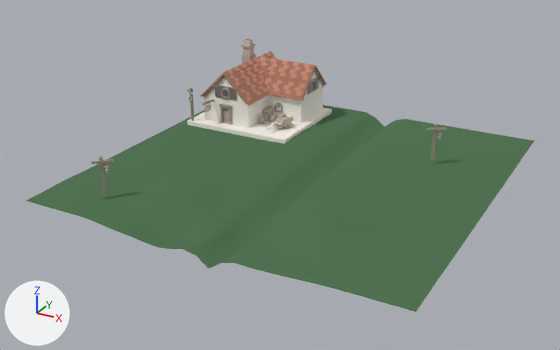
Renders of the OBJ model sample_画面分割/data/MODEL/home.obj from each side of a commit.
One viewpoint serves both versions: a 50 mm lens placed at (25.0, -49.1, 24.3), pointed at (-1.0, -1.8, 0.7). The axes (+X, +Y, +Z) are drawn at lower left. The lights are the same throughout. Where no turn or scale is listed for an object, it has been applied to the vertices. Vertices at the same position are counted once.

Objects in the first picture: 'home'.
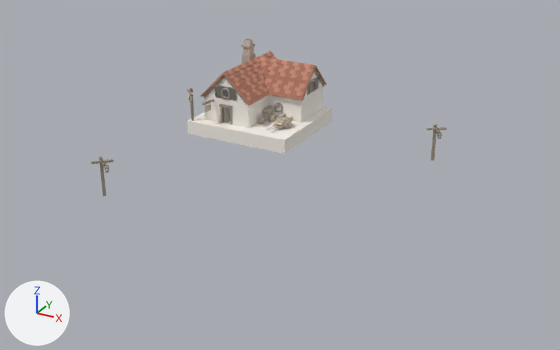
Where the change shows, as pixel boxes (x1, y1, x2, y2) in the pictures (560 x 350 px):
```json
{"object": "home", "change": "reshaped", "before": [26, 39, 534, 312], "after": [91, 39, 447, 196], "on screen": "30% narrower, 42% shorter"}
{"part": 1, "of": "me_home", "change": "deleted", "before": [26, 105, 534, 312], "on screen": "green"}
{"part": 2, "of": "me_home", "change": "cut back", "before": [222, 107, 230, 124], "after": [222, 107, 224, 123]}
```

Scene script edits in JSON lines:
```json
{"block": "me_home", "where": "# used by ob_home; location = (0.0, 0.0, 0.0)"}
{"op": "remove", "block": "me_home", "code": "me_home.from_pydata(...)  # 8598 vertices, 16496 faces; spans x -14.4..14.4, y -14.5..14.5, z -0.7..7.1"}
{"op": "remove", "block": "me_home", "code": "me_home.materials.append(mat_lambert2sg)  # dark green #4b6f4b"}
{"op": "remove", "block": "me_home", "code": "me_home.materials.append(mat_homedoa_iron_grey)  # grey #afada8"}
{"op": "remove", "block": "me_home", "code": "me_home.materials.append(mat_homedoa_iron_grey___dark)  # grey #95938e"}
{"op": "remove", "block": "me_home", "code": "me_home.materials.append(mat_homedoa_wood_dark)  # beige #bfad9b"}
{"op": "add", "block": "me_home", "code": "me_home.from_pydata(...)  # 7493 vertices, 14428 faces; spans x -13.7..9.3, y -12.4..12.8, z -0.1..7.1"}
{"block": "me_home", "change": "me_home part 1: 6 loose pieces with 1069 vertices, spanning x -14.4..14.4, y -14.5..14.5, z -0.7..2.4, are deleted"}
{"block": "me_home", "change": "me_home part 2"}
{"block": "me_home", "change": "36 vertices are removed from x -10.3..-9.6, y 4.9..5.0, z 1.1..2.6"}
{"block": "me_home", "change": "84 faces are deleted"}
{"block": "me_home", "change": "16 new faces join them, mat_newhome_wood_darker8 (beige #a69789)"}
```
